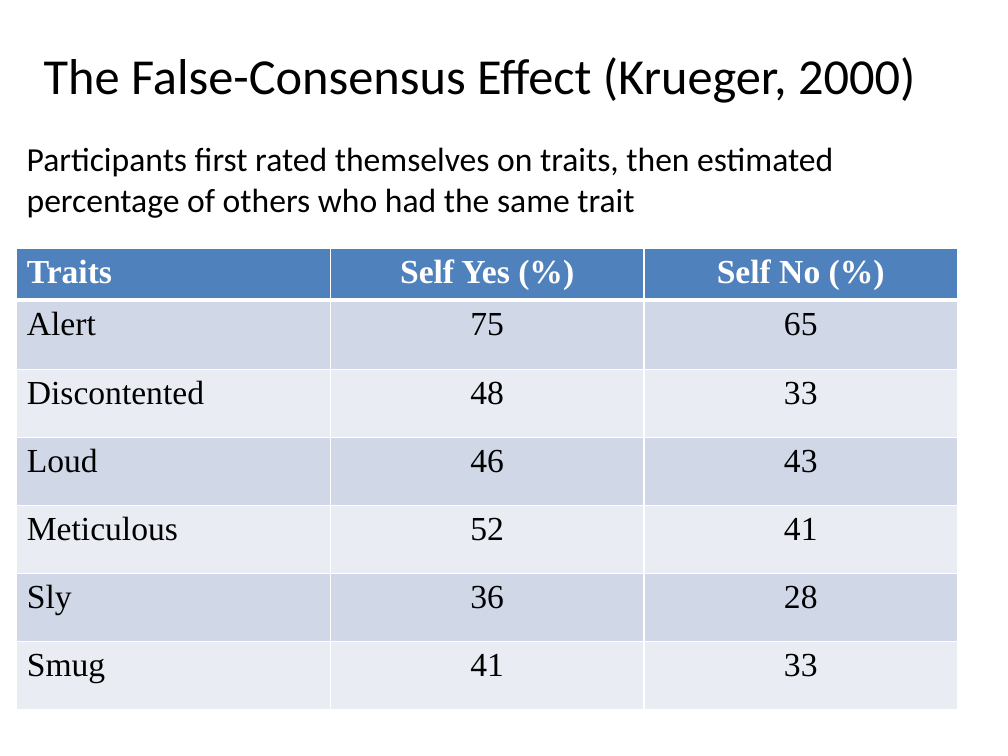
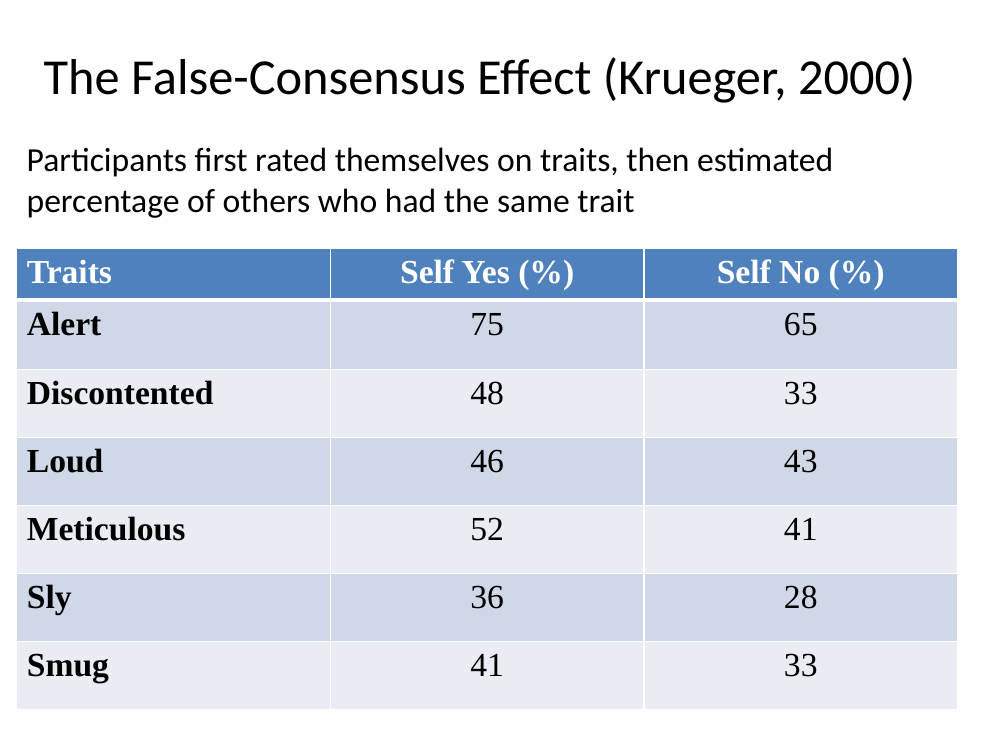
Before and after one commit to npm27/Teaching-Materials, a slide deck: slide 28 of Social Psych/Slides/5 Percieving Persons.pptx (slide 30 before the commit). Drawn at 1008x756 pixels with LibreOffice and Linux fonts; fonts in the diff are those of the drawing. Boxes give left, top, right and bottom in pixels: in the first picture for what was removed or moved away, otherwise in the second. Text is boxed around its words. In the diff, an @@ line names an element or a change of style, - is before the commit and + after.

```diff
--- a/Social Psych/Slides/5 Percieving Persons.pptx
+++ b/Social Psych/Slides/5 Percieving Persons.pptx
@@ table at [17,248,958,710] @@
@@ bold on in "Alert", "Discontented", "Loud", "Meticulous" and 2 more places @@
```
Also in this commit, not shown: 9 other slides changed, 1 slide added, 8 slides removed, 1 other file.
